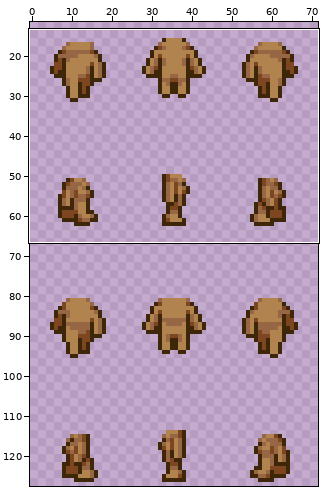
Two versions of one sprite sheet, spriteData/11/adult/8.gif. The picture above shows the old version from afar; the outline marks the close-up.
Close-up. Old version:
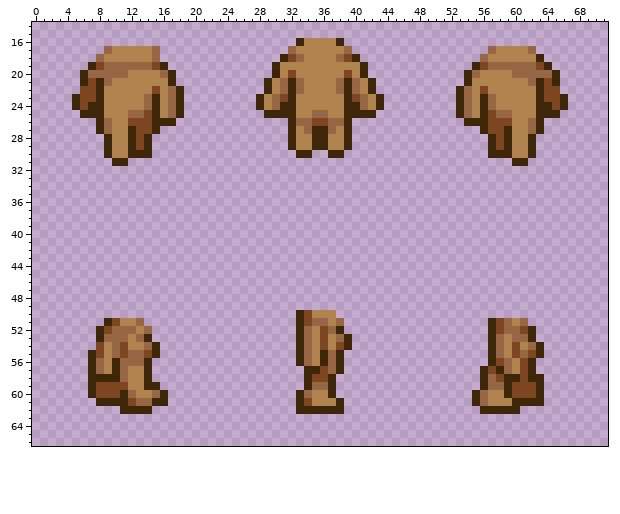
The file is 72x128 pixels. Colours within 5 levels of each other are drawn and written as one. Shown: x 0..71, y 14..66. The wide view leaves out empty margins. The commit also changed other parts of the picture, which this record leaves out.
After the commit:
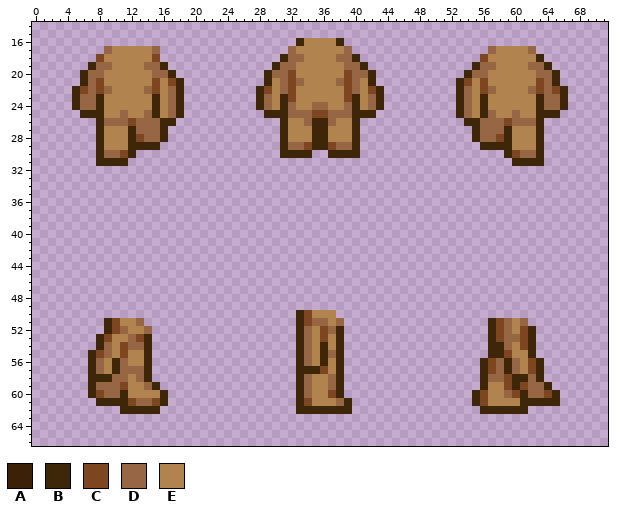
Palette (. is transparent): A #3d2008  B #3d2708  C #7e4521  D #976745  E #b1834f
Change:
Changed rows in their new state; - is an unchanged pixel.
first column x 5:
18 ---C------C----------------D------D----------------C----------
19 ---D-EEEE-D---------------DD------DD---------------D-EEEE-D---
20 ----EEE---D-------------BDD--------DDB-------------D---EEE----
21 --DCE-----C-CB-------------C------C-------------BC-C-----ECD--
22 B-DCD----D-------------BC--CE----EC--CB-------------D----DCD-B
23 -DD------E--------------DEBC------CBED--------------E------DD-
24 -DD------E--------------DE-D--DD--D-ED--------------E------DD-
25 ------DEED-----------------DDDCCDDD-----------------DEED------
26 -----DD-DDD---------------BEE-BB-EEB---------------DDD-DD-----
27 ----E---DDDB--------------BE-E--E-EB--------------BDDD---E----
28 ---BE----DDB--------------BE------EB--------------BDD----EB---
29 ---BE---B-B---------------BDDC--CDDB---------------B-B---EB---
30 ---BDDC-..----------------BB------BB----------------..-CDDB---
31 ---BB----------------------------------------------------BB---
first column x 8:
52 .BC-E-----------------------------------------------E-----
53 -CEEDC------------------------B.------------------CD-C----
54 BDE-DDB.--------------------B-B.------------------BDECB.--
55 -DE-EEB.------------------------------------------BCEEB.--
56 ----EE-----------------------E------------------BCDBDECB--
57 ----DD-------------------B---E--------------------DBDECB--
58 --D--D-------------------BDEEDB-------------------DC-BD---
59 DDD---D------------------BDEEDB------------------EECB-DDB-
60 -DD-E--E---------------------CB-----------------C--D-BDDCB
61 -------C----------------------DB----------------C---E---BB
62 -------B-----------------------B---------------------B----
Changed places in both close-ups, as pixel boxes (x1, y1, x2, y2):
changed: (72, 54, 184, 166)
changed: (256, 54, 384, 158)
changed: (456, 54, 568, 166)
changed: (96, 326, 160, 414)
changed: (480, 326, 560, 414)
changed: (296, 334, 352, 414)
